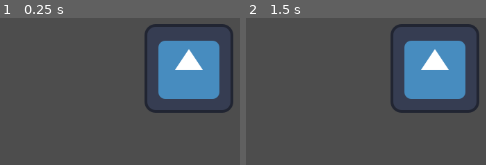
Above: before the commit, frames 1-2 (left to right).
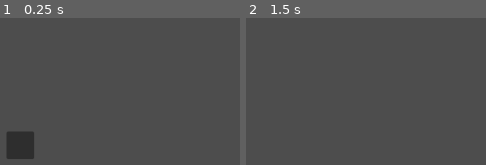
Above: after the commit, the same moments.

Repository: Mohammed-Kapiel/Vuno-The-Adventureers-Log
Game: Godot game, scene res://Scenes/level_test.tscn
The game is run twice, just before and just after one commit, with the same random seed, the same clock (stepped at 60 frames per second) and the same inputs. The engine's default icon, where the game draws it, is replaced by a stand-in: a white triangle on a blue panel in a dark square.
Inputs (mouse positions are in pixels of both pictures, inside the frame that each line leads up to):
- Up to frame 1 (0.25 s): no input
- Up to frame 2 (1.5 s): tap Enter at 0.5 s; move the mouse to (428, 109) at 0.52 s; click (428, 109) at 0.6 s; tap Space at 1.25 s; move the mouse to (outside the picture) at 1.27 s; tap S (move_camera_down) at 1.35 s

The runs differ from the first frame. In frame 1, 15% of the frame differs, in the area x 2-98%, y 4-96%; in frame 2, 13%.

Commit message:
Basic RTS Box Selection Drawing

Diff:
--- a/Managers/Camera/camera_controller.gd
+++ b/Managers/Camera/camera_controller.gd
@@ -2,12 +2,29 @@
 extends CharacterBody2D
 
 @onready var main_camera : Camera2D = $"Main Camera"
+
+@export var selection_area_rect : Control
+@export var selection_dead_zone : float
+
 @export var speed = 300
 @export var zoom_speed: float = 5
 var zoom_dir: float
+
 @export var moveable_bounds : Rect2
+@export var is_in_focus = true
 
-@export var is_in_focus = false
+var mouse_pos = Vector2()
+var mouse_pos_global = Vector2()
+
+var mouse_start = Vector2()
+var mouse_start_vector = Vector2()
+var mouse_end = Vector2()
+var mouse_end_vector = Vector2()
+
+var is_dragging : bool = false
+
+signal start_move_selection
+signal area_selected
 
 func _input(event):
 	if(event.is_action("zoom_camera_in")):
@@ -17,16 +34,63 @@
 	else:
 		zoom_dir = 0
 
-func get_input():
+	if event is InputEventMouse:
+		mouse_pos = event.position
+		mouse_pos_global = get_global_mouse_position()
+
+func get_input(delta):
+	get_movement_input()
+	get_slection_input()
+	get_zoom_input(delta)
+
+func get_movement_input():
 	var input_dir = Input.get_vector("move_camera_left", "move_camera_right", "move_camera_up", "move_camera_down")
 	velocity = input_dir * speed
+
+func get_slection_input():
+	if Input.is_action_just_pressed("select"):
+
+			mouse_start = mouse_pos_global
+			mouse_start_vector = mouse_pos
+			is_dragging = true
+
+	if Input.is_action_just_released("select"):
+		if mouse_start_vector.distance_to(mouse_pos) > selection_dead_zone:
+			mouse_end = mouse_pos_global
+			mouse_end_vector = mouse_pos
+			is_dragging = false
+			draw_area(false)
+			emit_signal("area_selected")
+		else:
+			mouse_end = mouse_start
+			is_dragging = false
+			draw_area(false)
+
+	if is_dragging:
+		mouse_end = mouse_pos_global
+		mouse_end_vector = mouse_pos
+		draw_area(true)
+
+func get_zoom_input(delta):
+	var zoom_amount: float = zoom_dir * zoom_speed * delta
+	main_camera.zoom += Vector2(zoom_amount, zoom_amount)
+	zoom_dir = 0
 
 func _physics_process(delta):
 	if (!is_in_focus):
 		return
 
-	get_input()
-	var zoom_amount: float = zoom_dir * zoom_speed * delta
-	main_camera.zoom += Vector2(zoom_amount, zoom_amount)
-	zoom_dir = 0
+	get_input(delta)
+
 	move_and_collide(velocity * delta)
+
+func draw_area(is_drawn:bool):
+	if is_drawn:
+		selection_area_rect.size = abs(mouse_start_vector - mouse_end_vector)
+	else:
+		selection_area_rect.size = Vector2(0, 0)
+
+	var pos = Vector2()
+	pos.x = min(mouse_start_vector.x, mouse_end_vector.x)
+	pos.y = min(mouse_start_vector.y, mouse_end_vector.y)
+	selection_area_rect.position = pos
--- a/Managers/Camera/camera_controller.tscn
+++ b/Managers/Camera/camera_controller.tscn
@@ -2,8 +2,17 @@
 
 [ext_resource type="Script" path="res://Managers/Camera/camera_controller.gd" id="1_cahwp"]
 
-[node name="Camera Controller" type="CharacterBody2D"]
+[node name="Camera Controller" type="CharacterBody2D" node_paths=PackedStringArray("selection_area_rect")]
 motion_mode = 1
 script = ExtResource("1_cahwp")
+selection_area_rect = NodePath("Panel")
+selection_dead_zone = 20.0
+
+[node name="Panel" type="Panel" parent="."]
+offset_left = 574.0
+offset_top = 322.0
+offset_right = 614.0
+offset_bottom = 362.0
 
 [node name="Main Camera" type="Camera2D" parent="."]
+position = Vector2(574, 322)
--- a/project.godot
+++ b/project.godot
@@ -47,6 +47,11 @@
 "events": [Object(InputEventMouseButton,"resource_local_to_scene":false,"resource_name":"","device":-1,"window_id":0,"a …(253 unchanged characters)…
 ]
 }
+select={
+"deadzone": 0.5,
+"events": [Object(InputEventMouseButton,"resource_local_to_scene":false,"resource_name":"","device":-1,"window_id":0,"alt_pressed":false,"shift_pressed":false,"ctrl_pressed":false,"meta_pressed":false,"button_mask":0,"position":Vector2(0, 0),"global_position":Vector2(0, 0),"factor":1.0,"button_index":1,"canceled":false,"pressed":false,"double_click":false,"script":null)
+]
+}
 
 [rendering]
 
Not shown, changed: README.md
